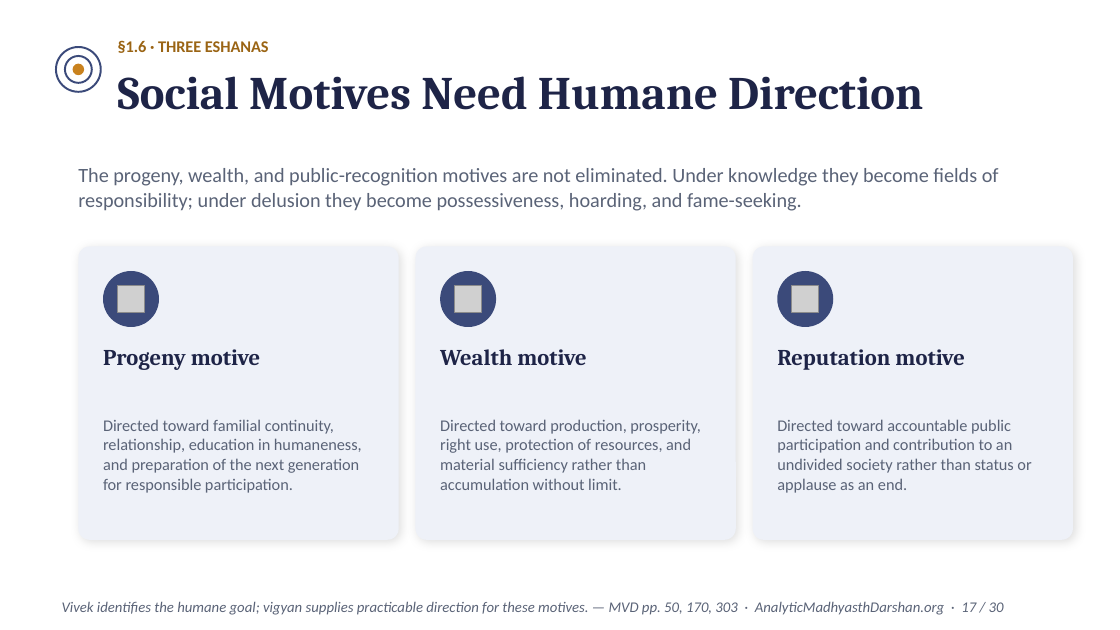
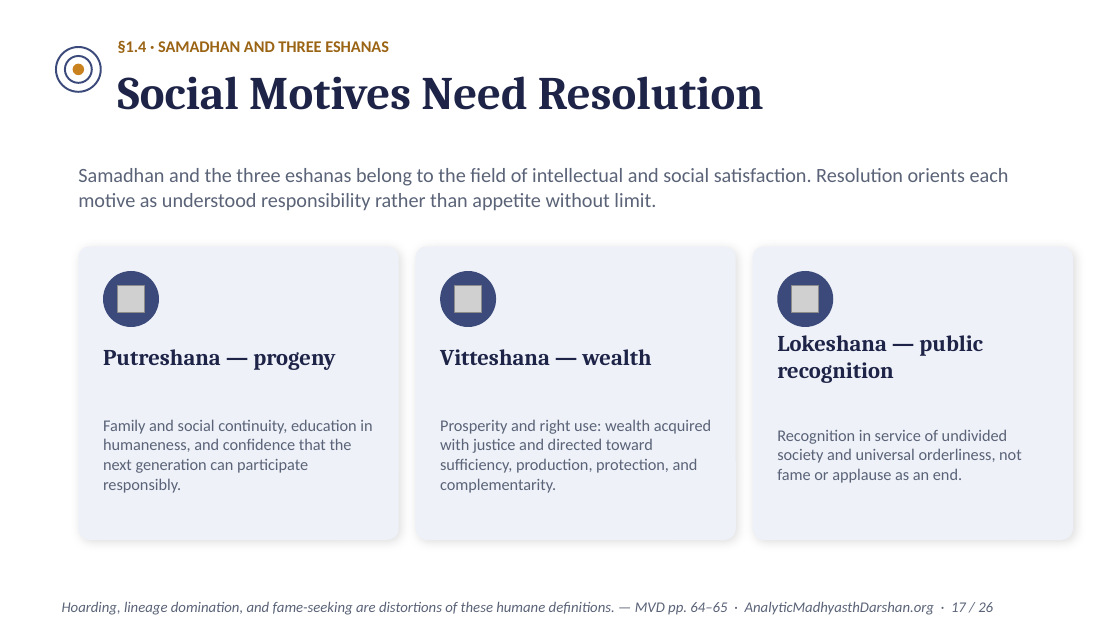
Before and after one commit to raghavamohan/AnalyticMadhyasthDarshan, a slide deck: slide 17 of Studies/The-Epistemology-of-Coexistence/The-Epistemology-of-Coexistence-Madhyasth-Darshan.pptx. Drawn at 1120x630 pixels with LibreOffice and Linux fonts; fonts in the diff are those of the drawing; grey boxes stand for pictures. Boxes give left, top, right and bottom in pixels: in the first picture for what was removed or moved away, otherwise in the second. Text is boxed around its words. In the diff, an @@ line names an element or a change of style, - is before the commit and + after.

Commit message:
Update epistemology Madhyasth Darshan deck

```diff
--- a/Studies/The-Epistemology-of-Coexistence/The-Epistemology-of-Coexistence-Madhyasth-Darshan.pptx
+++ b/Studies/The-Epistemology-of-Coexistence/The-Epistemology-of-Coexistence-Madhyasth-Darshan.pptx
@@ text at (x1=118, y1=40, x2=389, y2=53): text changed @@
-§1.6 · THREE ESHANAS
+§1.4 · SAMADHAN AND THREE ESHANAS
@@ text at (x1=118, y1=76, x2=764, y2=110): text changed @@
-Social Motives Need Humane Direction
+Social Motives Need Resolution
@@ text at (x1=78, y1=168, x2=1009, y2=211): text changed @@
-The progeny, wealth, and public-recognition motives are not eliminated. Under knowledge they become fields of responsibility; under delusion they become possessiveness, hoarding, and fame-seeking.
+Samadhan and the three eshanas belong to the field of intellectual and social satisfaction. Resolution orients each motive as understood responsibility rather than appetite without limit.
@@ text at (x1=103, y1=349, x2=335, y2=370): text changed @@
-Progeny motive
+Putreshana — progeny
@@ text at (x1=440, y1=349, x2=651, y2=365): text changed @@
-Wealth motive
+Vitteshana — wealth
@@ text at (x1=777, y1=335, x2=983, y2=383): text changed @@
-Reputation motive
+Lokeshana — public recognition
@@ text at (x1=103, y1=419, x2=372, y2=493): text changed @@
-Directed toward familial continuity, relationship, education in humaneness, and preparation of the next generation for responsible participation.
+Family and social continuity, education in humaneness, and confidence that the next generation can participate responsibly.
@@ text at (x1=440, y1=419, x2=711, y2=493): text changed @@
-Directed toward production, prosperity, right use, protection of resources, and material sufficiency rather than accumulation without limit.
+Prosperity and right use: wealth acquired with justice and directed toward sufficiency, production, protection, and complementarity.
@@ text at (x1=777, y1=429, x2=1022, y2=483): text changed @@
-Directed toward accountable public participation and contribution to an undivided society rather than status or applause as an end.
+Recognition in service of undivided society and universal orderliness, not fame or applause as an end.
@@ text at (x1=62, y1=601, x2=993, y2=615): text changed @@
-Vivek identifies the humane goal; vigyan supplies practicable direction for these motives. — MVD pp. 50, 170, 303 · AnalyticMadhyasthDarshan.org · 17 / 30
+Hoarding, lineage domination, and fame-seeking are distortions of these humane definitions. — MVD pp. 64–65 · AnalyticMadhyasthDarshan.org · 17 / 26
```
Also in this commit, not shown: 17 other slides changed, 8 slides added, 12 slides removed, 5 other files.
